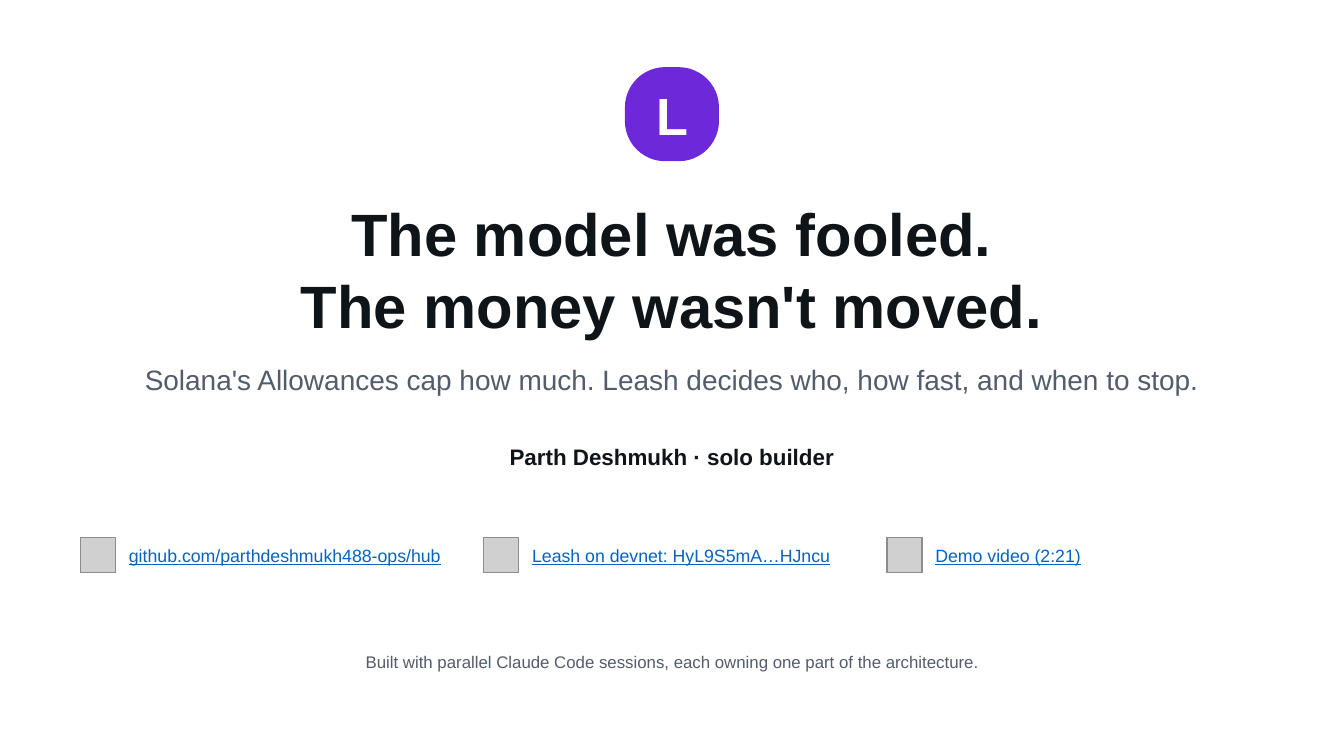
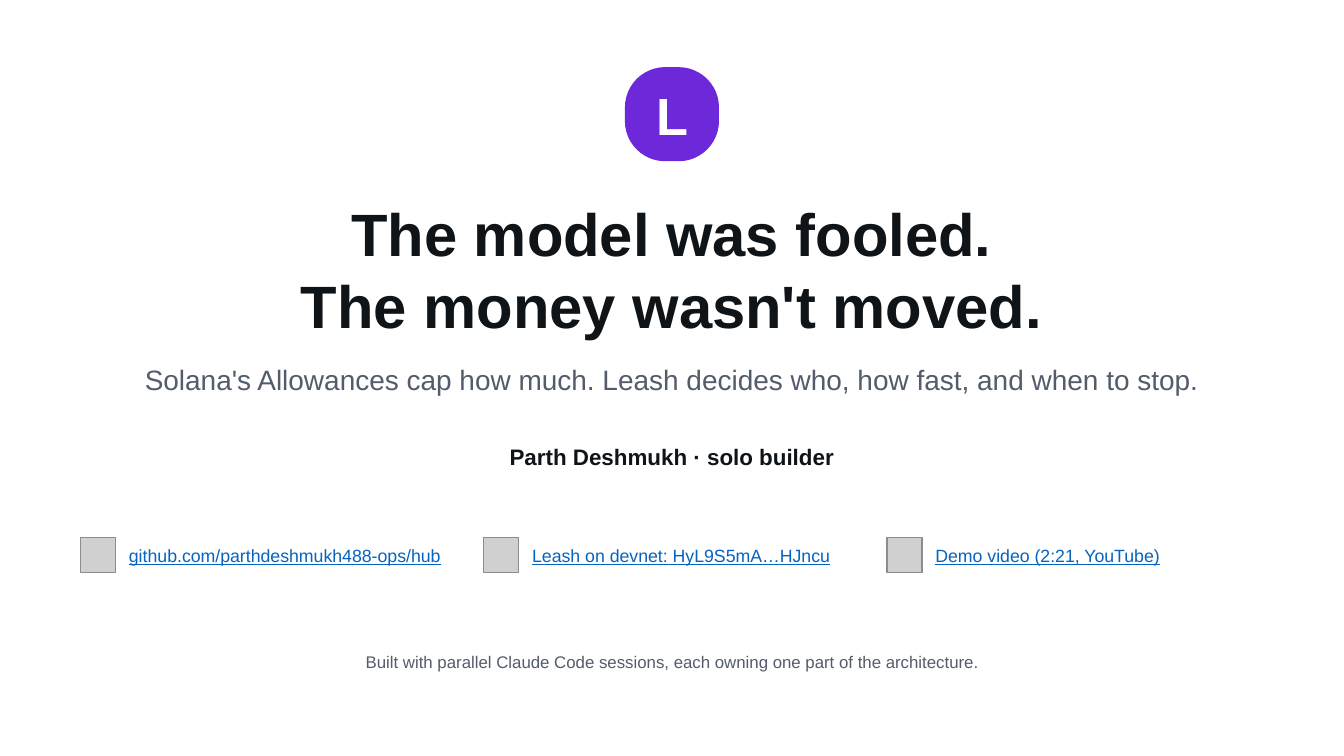
Before and after one commit to parthdeshmukh488-ops/hub, a slide deck: slide 13 of docs/pitch/leash-deck.pptx. Drawn at 1344x756 pixels with LibreOffice and Linux fonts; fonts in the diff are those of the drawing; grey boxes stand for pictures. Boxes give left, top, right and bottom in pixels: in the first picture for what was removed or moved away, otherwise in the second. Text is boxed around its words. In the diff, an @@ line names an element or a change of style, - is before the commit and + after.

```diff
--- a/docs/pitch/leash-deck.pptx
+++ b/docs/pitch/leash-deck.pptx
@@ text at [935, 549, 1159, 566]: text changed @@
-Demo video (2:21)
+Demo video (2:21, YouTube)
```
Also in this commit, not shown: 5 other files.
